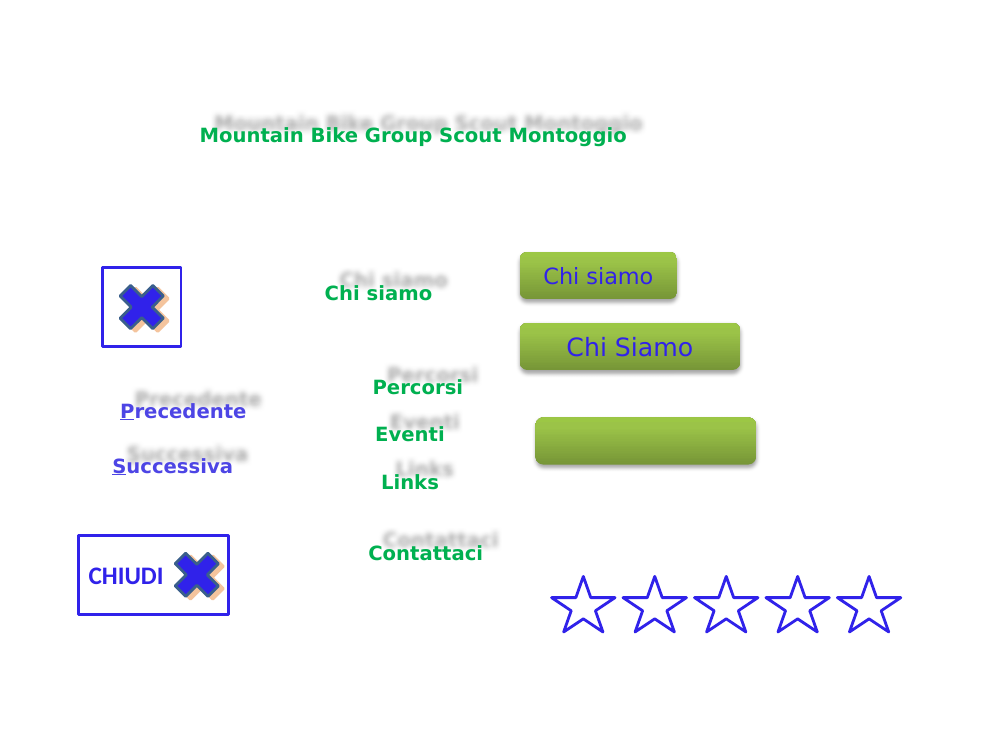
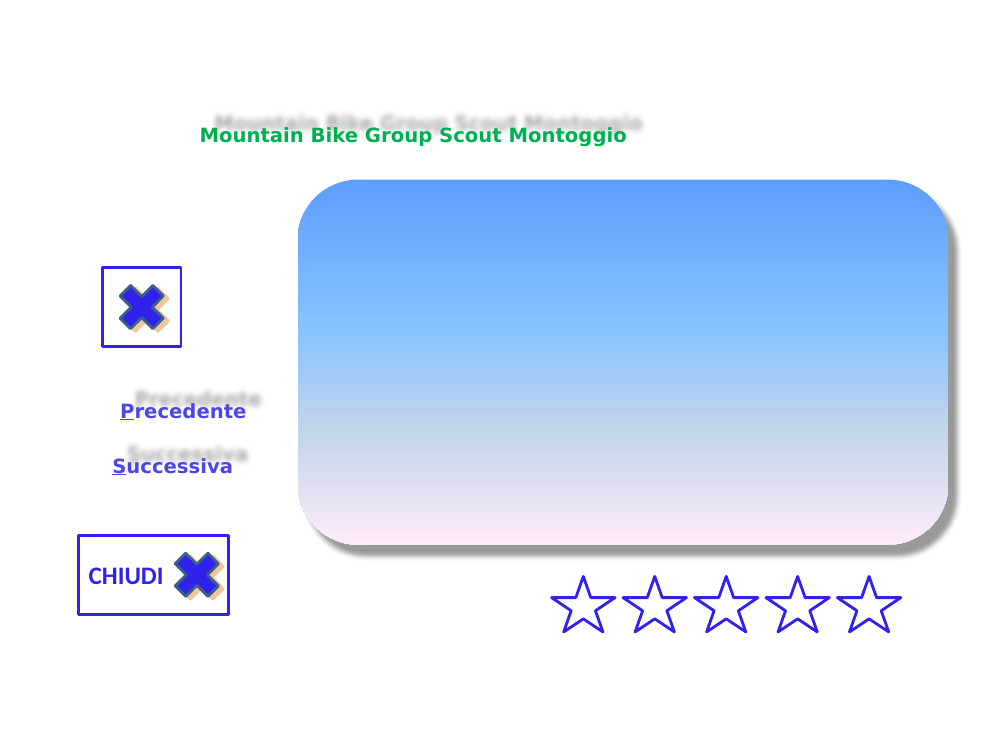
Before and after one commit to jbvios/mtbscout, a slide deck: slide 1 of Resources/Presentation.pptx. Drawn at 1008x756 pixels with LibreOffice and Linux fonts; fonts in the diff are those of the drawing. Boxes give left, top, right and bottom in pixels: in the first picture for what was removed or moved away, otherwise in the second. Text is boxed around its words. In the diff, an @@ line names an element or a change of style, - is before the commit and + after.

```diff
--- a/Resources/Presentation.pptx
+++ b/Resources/Presentation.pptx
@@ rounded rectangle: place and size @@
-rounded rectangle at bbox=[535, 417, 756, 465]
+rounded rectangle at bbox=[297, 179, 949, 544]
@@ rounded rectangle at bbox=[297, 179, 949, 544]: fill gradient #779737 to #9BC348 to #9DC746 to gradient #5E9EFF to #85C2FF to #C4D6EB to #FFEBFA; shadow changed @@
@@ rounded rectangle removed at bbox=[520, 252, 677, 299] @@
-Chi siamo
@@ text removed at bbox=[325, 285, 433, 301] @@
-Chi siamo
@@ rounded rectangle removed at bbox=[520, 323, 741, 370] @@
-Chi Siamo
@@ text removed at bbox=[373, 379, 464, 395] @@
-Percorsi
@@ text removed at bbox=[375, 426, 445, 442] @@
-Eventi
@@ text removed at bbox=[381, 474, 439, 490] @@
-Links
@@ text removed at bbox=[368, 545, 483, 561] @@
-Contattaci
```
Also in this commit, not shown: 3 slides removed, 7 other files.
